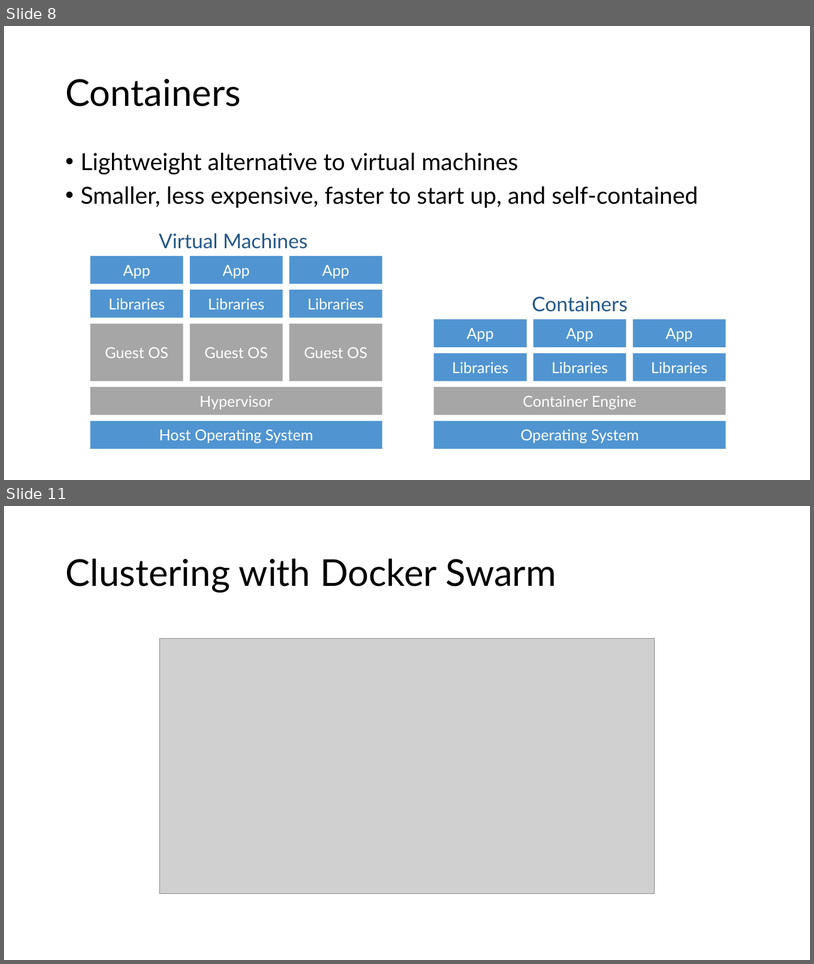
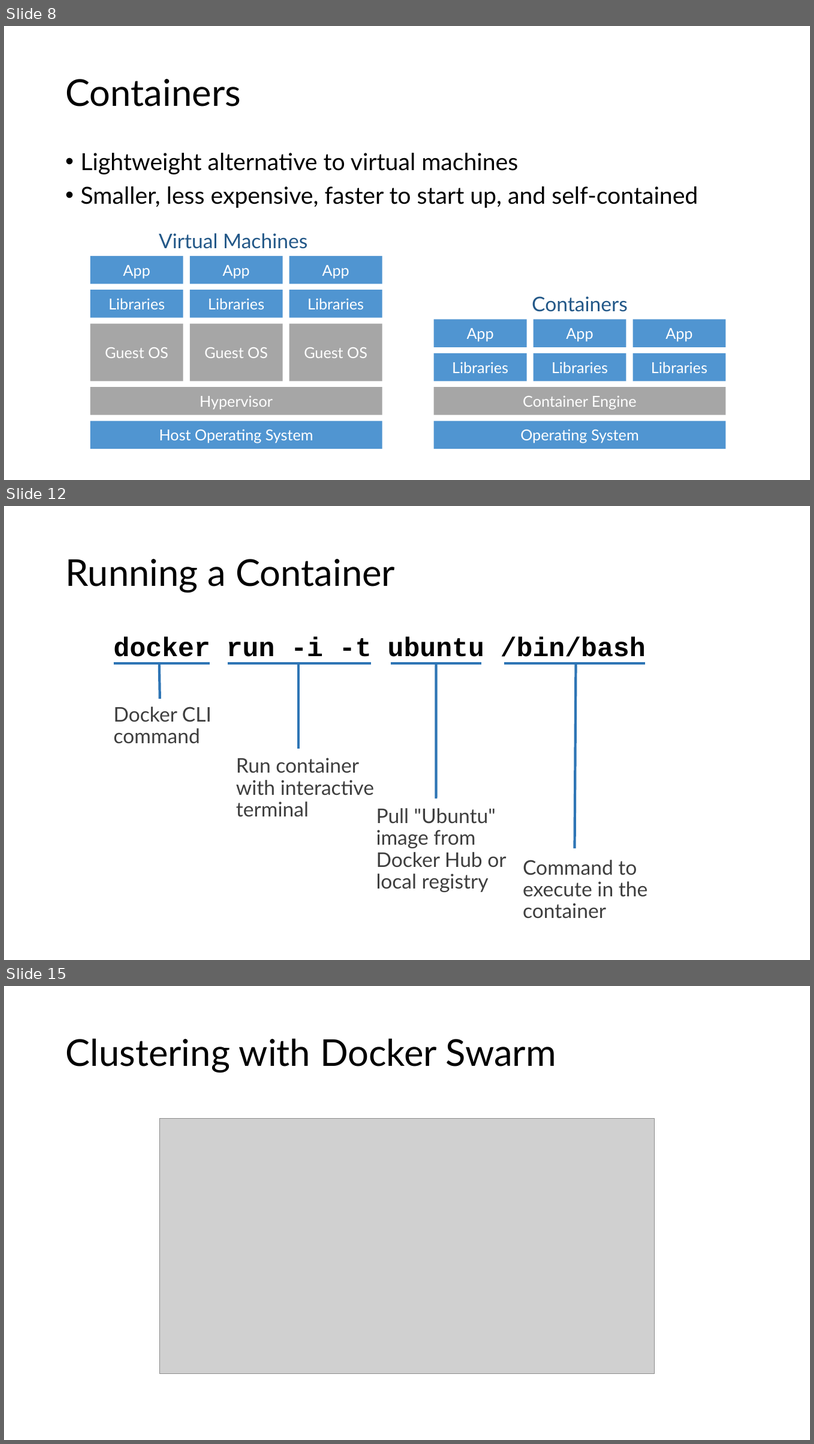
Before and after one commit to microsoft/AcademicContent, a slide deck: Workshop/6. HPC/HPC and Azure Container Service.pptx. Shown one above the other, each under a label of ours: slides 8 and 11 before the commit, slides 8, 12 and 15 after it; the slides between them are not shown. The pictures are 814x964 and 814x1444 pixels, drawn with LibreOffice and Linux fonts; fonts in the diff are those of the drawing; grey boxes stand for pictures. Boxes give left, top, right and bottom in pixels: in the first picture for what was removed or moved away, otherwise in the second. Text is boxed around its words. In the diff, an @@ line names an element or a change of style, - is before the commit and + after.

```diff
--- a/Workshop/6. HPC/HPC and Azure Container Service.pptx
+++ b/Workshop/6. HPC/HPC and Azure Container Service.pptx
@@ slide 12 added at <box>4,506,810,960</box>, background #FFFFFF @@
@@ title added at <box>65,559,395,592</box>, 44 pt, text #000000 @@
+Running a Container
@@ text added at <box>114,637,646,664</box>, 32 pt, text #000000, bold @@
+docker run -i -t ubuntu /bin/bash
@@ line added from (113, 663) to (210, 663), #2E75B5 3 pt @@
@@ line added from (159, 663) to (160, 699), #2E75B5 3 pt @@
@@ line added from (228, 663) to (371, 663), #2E75B5 3 pt @@
@@ line added from (299, 663) to (299, 748), #2E75B5 3 pt @@
@@ line added from (391, 663) to (482, 663), #2E75B5 3 pt @@
@@ line added from (437, 663) to (437, 798), #2E75B5 3 pt @@
@@ line added from (505, 663) to (645, 663), #2E75B5 3 pt @@
@@ line added from (576, 663) to (575, 849), #2E75B5 3 pt @@
@@ text added at <box>114,706,212,744</box>, 24 pt, text #3E3E3E @@
+Docker CLI command
@@ text added at <box>236,757,374,817</box>, 24 pt, text #3E3E3E @@
+Run container with interactive terminal
@@ text added at <box>377,808,506,892</box>, 24 pt, text #3E3E3E @@
+Pull "Ubuntu" image from Docker Hub or local registry
@@ text added at <box>523,859,648,918</box>, 24 pt, text #3E3E3E @@
+Command to execute in the container
@@ what was slide 11 is now slide 15 @@
```
Also in this commit, not shown: 3 slides changed, 3 other slides added.
